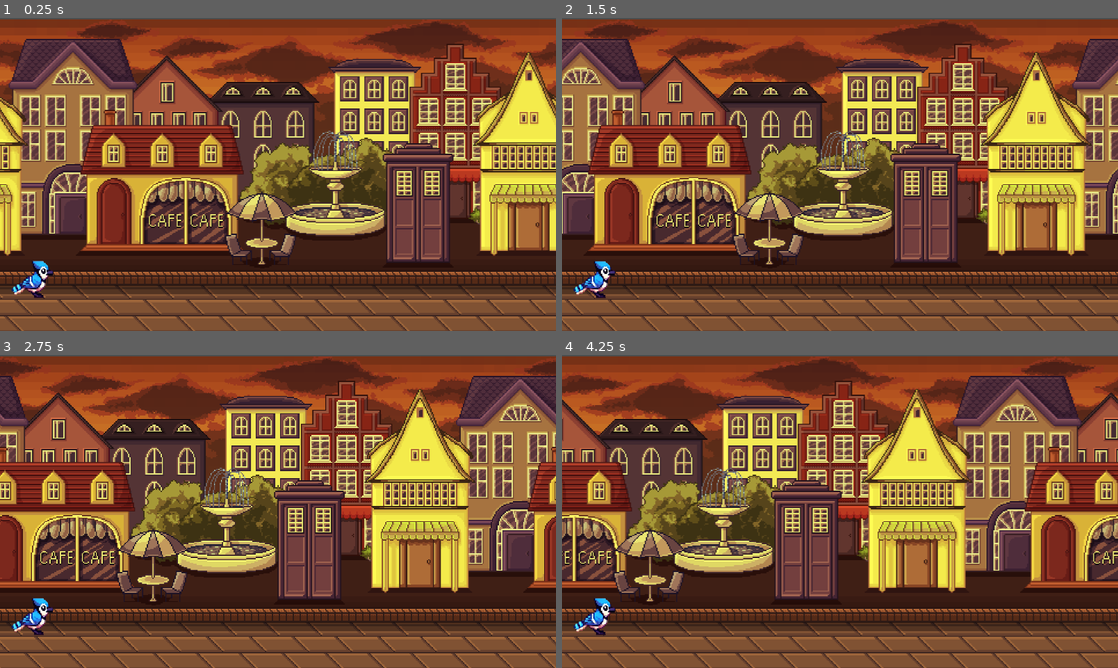
Above: before the commit, frames 1-4 (two rows, left to right).
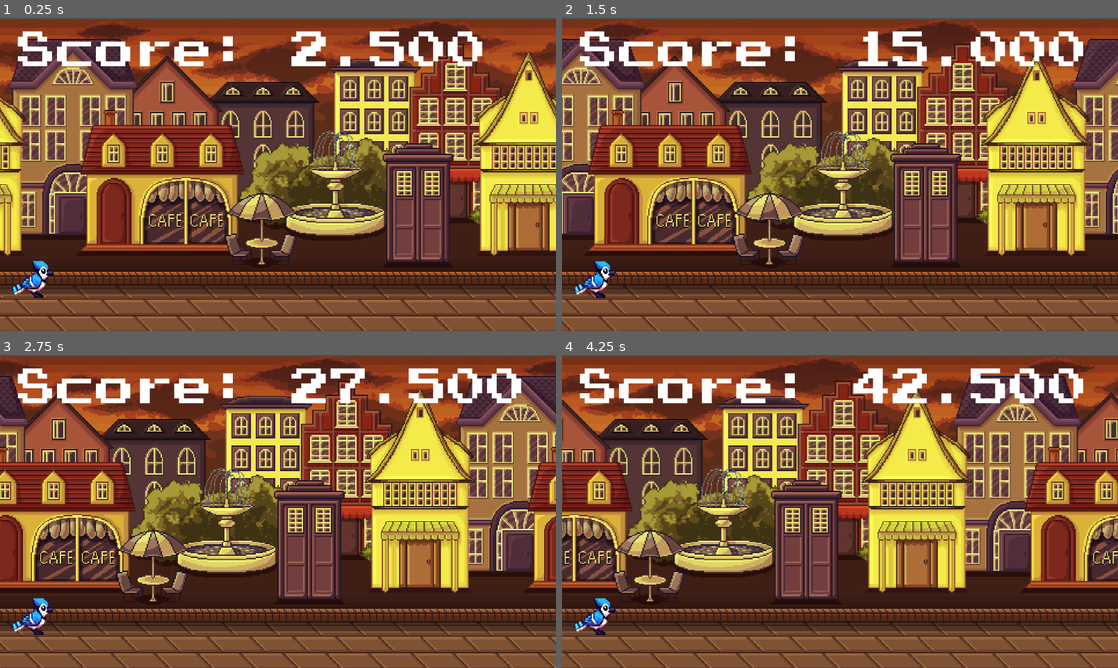
Above: after the commit, the same moments.

Repository: reddign/gamers
Game: Godot game, scene res://main.tscn
The game is run twice, just before and just after one commit, with the same random seed, the same clock (stepped at 60 frames per second) and the same inputs.
Inputs:
- Up to frame 1 (0.25 s): no input
- Up to frame 2 (1.5 s): tap Enter (ui_accept) at 0.5, 0.77 s
- Up to frame 3 (2.75 s): tap Enter (ui_accept) at 1.52 s
- Up to frame 4 (4.25 s): tap Enter (ui_accept) at 3.02, 3.77 s

The runs differ from the first frame. In frame 1, 3.3% of the frame differs, in the area x 3-87%, y 4-16%; in frame 2, 3.5%; in frame 3, 3.6%; in frame 4, 3.7%, in the area x 3-94%, y 4-16%.

Commit message:
added scoring system and UI for score

Diff:
--- a/web_src/games/jayrunner/jayrunner_src/main.gd
+++ b/web_src/games/jayrunner/jayrunner_src/main.gd
@@ -8,7 +8,6 @@
 
 # Called every frame. 'delta' is the elapsed time since the previous frame.
 # TODO increase scrolling speed with time
-# TODO implement scoring system
 func _process(delta: float) -> void:
 	if scrolling == true:
 		$ParallaxBackground.scroll_offset.x -= delta * 100
--- a/web_src/games/jayrunner/jayrunner_src/main.tscn
+++ b/web_src/games/jayrunner/jayrunner_src/main.tscn
@@ -7,6 +7,8 @@
 [ext_resource type="Script" path="res://js_object.gd" id="4_r5d0f"]
 [ext_resource type="Texture2D" uid="uid://hnj3tv2hvu3e" path="res://images/bluejaywalk.png" id="4_rhjdu"]
 [ext_resource type="Texture2D" uid="uid://bx77t1kuiew36" path="res://images/City4.png" id="6_nrtjp"]
+[ext_resource type="FontFile" uid="uid://c72xl21b1vp7g" path="res://PressStart2P-vaV7.ttf" id="8_8krd5"]
+[ext_resource type="Script" path="res://score_label.gd" id="9_6bb6e"]
 
 [sub_resource type="RectangleShape2D" id="RectangleShape2D_eokgw"]
 size = Vector2(41, 37)
@@ -81,5 +83,18 @@
 [node name="JSObject" type="Node" parent="."]
 script = ExtResource("4_r5d0f")
 
+[node name="ObstacleTimer" type="Timer" parent="."]
+
+[node name="ScoreLabel" type="Label" parent="."]
+offset_left = 41.0
+offset_top = 32.0
+offset_right = 761.0
+offset_bottom = 122.0
+theme_override_fonts/font = ExtResource("8_8krd5")
+theme_override_font_sizes/font_size = 90
+text = "Score: 0"
+script = ExtResource("9_6bb6e")
+
 [connection signal="end_game" from="Area2D/Obstacles" to="." method="_on_obstacles_end_game"]
 [connection signal="end_game" from="Area2D/Obstacles" to="Jay" method="_on_obstacles_end_game"]
+[connection signal="end_game" from="Area2D/Obstacles" to="ScoreLabel" method="_on_obstacles_end_game"]
--- a/web_src/games/jayrunner/jayrunner_src/obstacle.gd
+++ b/web_src/games/jayrunner/jayrunner_src/obstacle.gd
@@ -16,6 +16,7 @@
 
 func _on_body_entered(_body: CharacterBody2D) -> void:
 	game_over = true
+	$cat2D.pause()
 	emit_signal("end_game")
 	print("GAME OVER")
 	print("Press space to try again!")
--- /dev/null
+++ b/web_src/games/jayrunner/jayrunner_src/score_label.gd
@@ -0,0 +1,14 @@
+extends Label
+
+var score = 0
+var game_over = false
+
+# Called every frame. 'delta' is the elapsed time since the previous frame.
+func _process(delta: float) -> void:
+	if not game_over:
+		score += delta * 10
+		text = "Score: %1.3f" % score
+
+
+func _on_obstacles_end_game() -> void:
+	game_over = true
Binary file added: web_src/games/jayrunner/jayrunner_src/PressStart2P-vaV7.ttf
Not shown, added: web_src/games/jayrunner/jayrunner_src/PressStart2P-vaV7.ttf.import
Not shown: 1 places in web_src/games/jayrunner/jayrunner_src/main.tscn that only renumber resources
